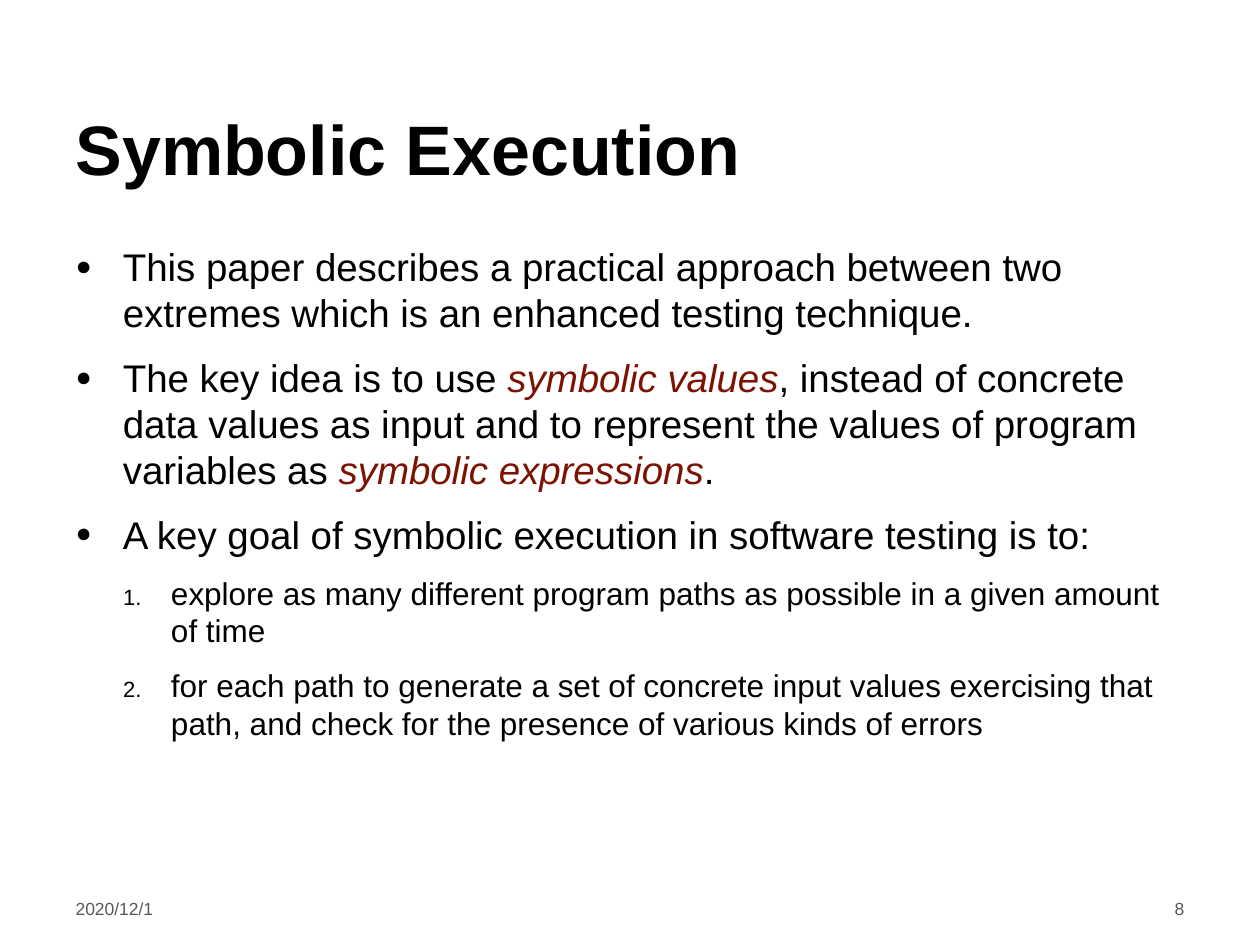
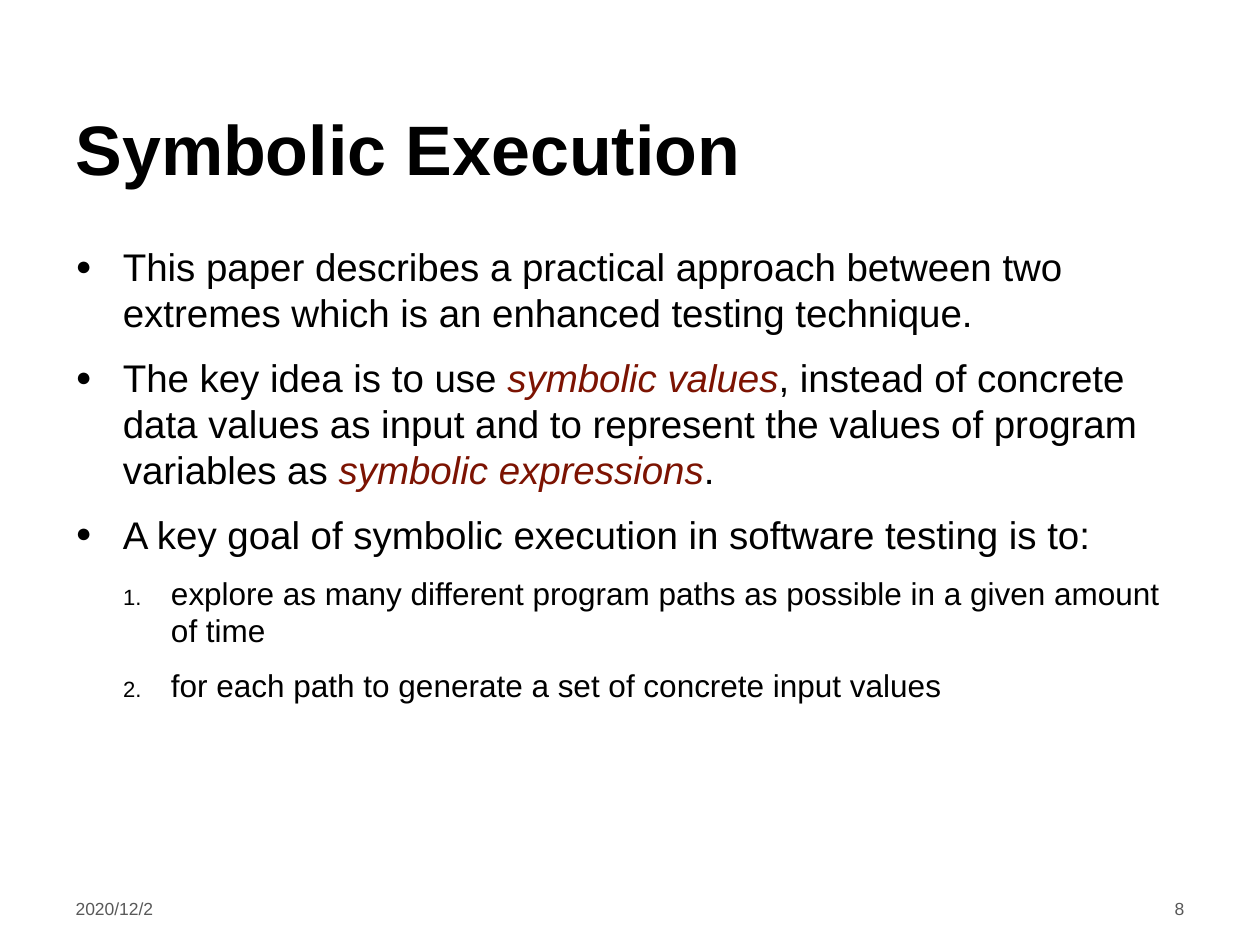
Before and after one commit to LintianShi/Research-Proposal, a slide deck: slide 8 of Symbolic_execution.pptx. Drawn at 1260x945 pixels with LibreOffice and Linux fonts; fonts in the diff are those of the drawing; background and template pictures are left out. Boxes give left, top, right and bottom in pixels: in the first picture for what was removed or moved away, otherwise in the second. Text is boxed around its words. In the diff, an @@ line names an element or a change of style, - is before the commit and + after.

Commit message:
finish

```diff
--- a/Symbolic_execution.pptx
+++ b/Symbolic_execution.pptx
@@ text at (171, 674, 941, 703): text changed @@
-  2. for each path to generate a set of concrete input values exercising that path, and check for the presence of various kinds of errors
+  2. for each path to generate a set of concrete input values
@@ text at (76, 902, 154, 915): text changed @@
-2020/12/1
+2020/12/2
```
Also in this commit, not shown: 18 other slides changed, 1 slide added.
